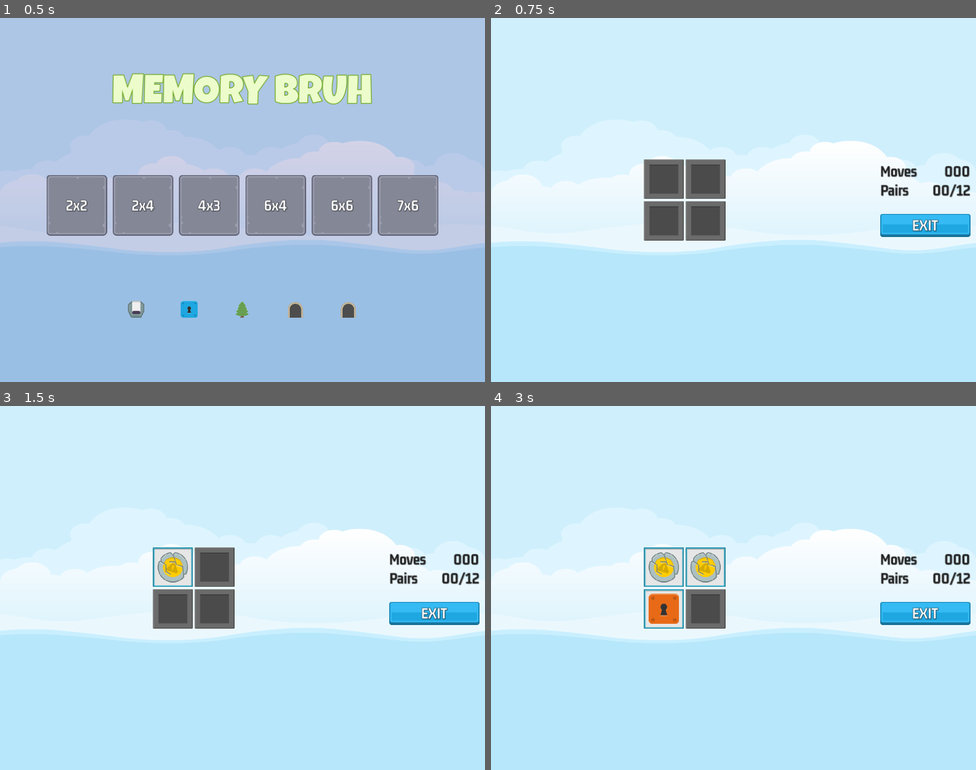
Above: before the commit, frames 1-4 (two rows, left to right).
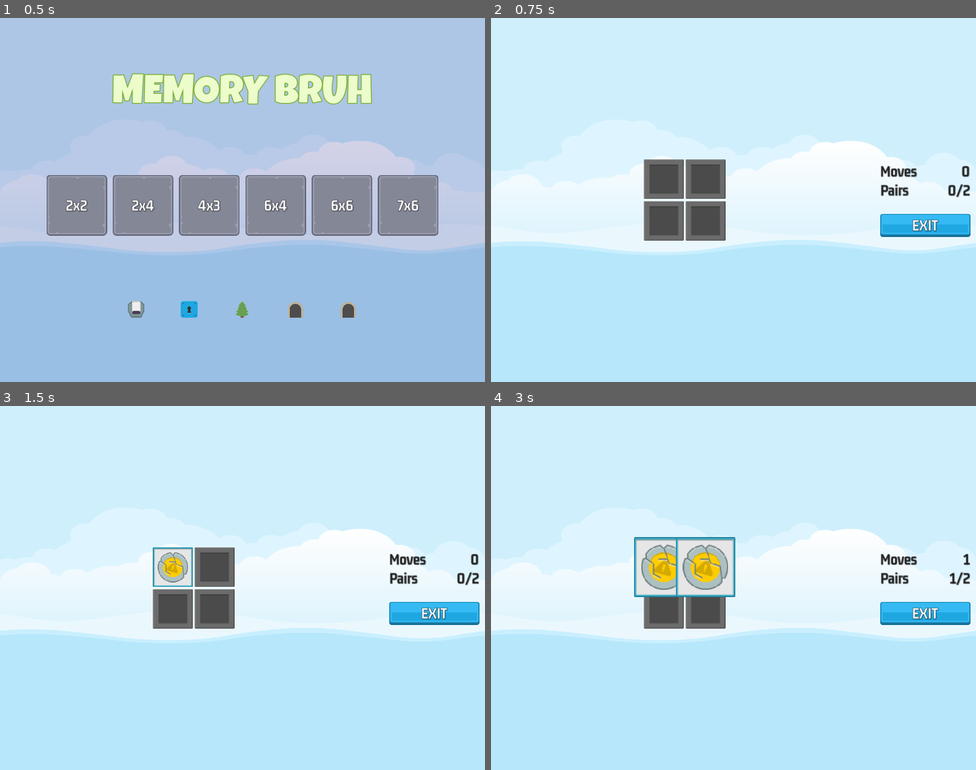
Above: after the commit, the same moments.

Repository: fFukurou/Project-Memory
Game: Godot game, scene res://scenes/master/master.tscn
The game is run twice, just before and just after one commit, with the same random seed, the same clock (stepped at 60 frames per second) and the same inputs.
Inputs (mouse positions are in pixels of both pictures, inside the frame that each line leads up to):
- Up to frame 1 (0.5 s): no input
- Up to frame 2 (0.75 s): click "2x2" at 0.5 s
- Up to frame 3 (1.5 s): click (174, 566) at 1.25 s
- Up to frame 4 (3 s): click (704, 566) at 2.02 s; click (665, 609) at 2.77 s

Frame 1 is identical in both runs. In frame 2, 0.2% of the frame differs, in the area x 91-99%, y 40-50%; in frame 3, 0.2%; in frame 4, 3.8%, in the area x 29-99%, y 36-62%.

Commit message:
Game Logic - DONE

Diff:
--- a/project.godot
+++ b/project.godot
@@ -20,6 +20,7 @@
 ImageManager="*res://singletons/image_manager.gd"
 GameManager="*res://singletons/game_manager.gd"
 SignalManager="*res://singletons/signal_manager.gd"
+SoundManager="*res://singletons/sound_manager.gd"
 
 [display]
 
--- a/scenes/game/game.gd
+++ b/scenes/game/game.gd
@@ -3,6 +3,10 @@
 const MEMORY_TILE = preload("res://scenes/memory_tile/memory_tile.tscn")
 
 @onready var tc: GridContainer = $HB/MC/TC
+@onready var scorer: Scorer = $Scorer
+@onready var label_moves: Label = $HB/MC2/VB/HB/LabelMoves
+@onready var label_pairs: Label = $HB/MC2/VB/HB2/LabelPairs
+@onready var sound: AudioStreamPlayer = $Sound
 
 
 
@@ -14,7 +18,8 @@
 
 # Called every frame. 'delta' is the elapsed time since the previous frame.
 func _process(delta: float) -> void:
-	pass
+	label_moves.text = scorer.get_moves_made_str()
+	label_pairs.text = scorer.get_pairs_made_str()
 
 
 func add_memory_tile(image: ItemImage, frame: Texture2D) -> void:
@@ -32,7 +37,11 @@
 	for im in ld.get_selected_level_images():
 		add_memory_tile(im, frame)
 
+	scorer.clear_new_game(ld.get_target_pairs())
+
 func _on_exit_button_pressed() -> void:
 	for t in tc.get_children():
 		t.queue_free()
+
+	SoundManager.play_button_click(sound)
 	SignalManager.on_game_exit_pressed.emit()
--- a/scenes/game/game.tscn
+++ b/scenes/game/game.tscn
@@ -1,10 +1,12 @@
-[gd_scene load_steps=6 format=3 uid="uid://bwiqo4cho0jmc"]
+[gd_scene load_steps=8 format=3 uid="uid://bwiqo4cho0jmc"]
 
 [ext_resource type="Script" path="res://scenes/game/game.gd" id="1_3ypio"]
 [ext_resource type="LabelSettings" uid="uid://bb630qrhxr0ef" path="res://assets/GM_32_White.tres" id="1_d6uh3"]
 [ext_resource type="LabelSettings" uid="uid://efdir2vdny11" path="res://assets/GM_32_Dark.tres" id="1_l5i3s"]
 [ext_resource type="Texture2D" uid="uid://dcg0vtwsiiigj" path="res://assets/ui/blue_button00.png" id="2_l4fo1"]
 [ext_resource type="Texture2D" uid="uid://ba7jm82knum3n" path="res://assets/ui/green_button00.png" id="3_nb1tq"]
+[ext_resource type="PackedScene" uid="uid://cq83etsrpihs4" path="res://scenes/scorer/scorer.tscn" id="6_rcx2t"]
+[ext_resource type="PackedScene" uid="uid://daqmkf5n3css5" path="res://scenes/game_over_ui/game_over_ui.tscn" id="7_3a16b"]
 
 [node name="Game" type="Control"]
 layout_mode = 3
@@ -101,4 +103,13 @@
 horizontal_alignment = 1
 vertical_alignment = 1
 
+[node name="Scorer" parent="." instance=ExtResource("6_rcx2t")]
+
+[node name="GameOverUI" parent="." instance=ExtResource("7_3a16b")]
+visible = false
+layout_mode = 1
+
+[node name="Sound" type="AudioStreamPlayer" parent="."]
+volume_db = -17.333
+
 [connection signal="pressed" from="HB/MC2/VB/ExitButton" to="." method="_on_exit_button_pressed"]
--- /dev/null
+++ b/scenes/game_over_ui/game_over_ui.gd
@@ -0,0 +1,17 @@
+extends Control
+
+@onready var moves_label: Label = $NinePatchRect/MC/VB/MovesLabel
+
+
+# Called when the node enters the scene tree for the first time.
+func _ready() -> void:
+	SignalManager.on_game_over.connect(on_game_over)
+	SignalManager.on_game_exit_pressed.connect(on_game_exit_pressed)
+
+func on_game_over(moves: int) -> void:
+	moves_label.text = "You took %d moves" % moves
+	show()
+
+
+func on_game_exit_pressed() -> void:
+	hide()
--- /dev/null
+++ b/scenes/game_over_ui/game_over_ui.tscn
@@ -0,0 +1,62 @@
+[gd_scene load_steps=5 format=3 uid="uid://daqmkf5n3css5"]
+
+[ext_resource type="Script" path="res://scenes/game_over_ui/game_over_ui.gd" id="1_e1ht6"]
+[ext_resource type="Texture2D" uid="uid://dy67v5ipbxijl" path="res://assets/ui/UIbg.png" id="1_t7ug3"]
+[ext_resource type="LabelSettings" uid="uid://bb475bkqlpx44" path="res://assets/LG_84_Green.tres" id="2_bfl7l"]
+[ext_resource type="LabelSettings" uid="uid://efdir2vdny11" path="res://assets/GM_32_Dark.tres" id="3_lhqsx"]
+
+[node name="GameOverUI" type="Control"]
+layout_mode = 3
+anchors_preset = 15
+anchor_right = 1.0
+anchor_bottom = 1.0
+grow_horizontal = 2
+grow_vertical = 2
+mouse_filter = 2
+script = ExtResource("1_e1ht6")
+
+[node name="NinePatchRect" type="NinePatchRect" parent="."]
+layout_mode = 1
+anchors_preset = 8
+anchor_left = 0.5
+anchor_top = 0.5
+anchor_right = 0.5
+anchor_bottom = 0.5
+offset_left = -256.0
+offset_top = -192.0
+offset_right = 256.0
+offset_bottom = 192.0
+grow_horizontal = 2
+grow_vertical = 2
+texture = ExtResource("1_t7ug3")
+patch_margin_left = 10
+patch_margin_top = 10
+patch_margin_right = 10
+patch_margin_bottom = 10
+
+[node name="MC" type="MarginContainer" parent="NinePatchRect"]
+layout_mode = 1
+anchors_preset = 15
+anchor_right = 1.0
+anchor_bottom = 1.0
+grow_horizontal = 2
+grow_vertical = 2
+
+[node name="VB" type="VBoxContainer" parent="NinePatchRect/MC"]
+layout_mode = 2
+size_flags_horizontal = 4
+size_flags_vertical = 4
+
+[node name="Label" type="Label" parent="NinePatchRect/MC/VB"]
+layout_mode = 2
+text = "YOU WIN"
+label_settings = ExtResource("2_bfl7l")
+horizontal_alignment = 1
+vertical_alignment = 1
+
+[node name="MovesLabel" type="Label" parent="NinePatchRect/MC/VB"]
+layout_mode = 2
+text = "PLACEHOLDER"
+label_settings = ExtResource("3_lhqsx")
+horizontal_alignment = 1
+vertical_alignment = 1
--- a/scenes/level_button/level_button.gd
+++ b/scenes/level_button/level_button.gd
@@ -5,6 +5,8 @@
 
 
 @onready var label: Label = $Label
+@onready var sound: AudioStreamPlayer = $Sound
+
 
 
 # Called when the node enters the scene tree for the first time.
@@ -18,4 +20,5 @@
 
 
 func _on_pressed() -> void:
+	SoundManager.play_button_click(sound)
 	SignalManager.on_level_selected.emit(level_number)
--- a/scenes/level_button/level_button.tscn
+++ b/scenes/level_button/level_button.tscn
@@ -35,4 +35,7 @@
 horizontal_alignment = 1
 vertical_alignment = 1
 
+[node name="Sound" type="AudioStreamPlayer" parent="."]
+volume_db = -19.934
+
 [connection signal="pressed" from="." to="." method="_on_pressed"]
--- a/scenes/master/master.gd
+++ b/scenes/master/master.gd
@@ -2,12 +2,14 @@
 
 @onready var main: Control = $Main
 @onready var game: Control = $Game
+@onready var sound: AudioStreamPlayer = $Sound
+
 
 
 
 # Called when the node enters the scene tree for the first time.
 func _ready() -> void:
-	show_game(false)
+	on_game_exit_pressed()
 	SignalManager.on_game_exit_pressed.connect(on_game_exit_pressed)
 	SignalManager.on_level_selected.connect(on_level_selected)
 
@@ -19,7 +21,9 @@
 
 func on_game_exit_pressed() -> void:
 	show_game(false)
+	SoundManager.play_sound(sound, SoundManager.SOUND_MAIN_MENU)
 
 
 func on_level_selected(level_num: int) -> void:
 	show_game(true)
+	SoundManager.play_sound(sound, SoundManager.SOUND_IN_GAME)
--- a/scenes/master/master.tscn
+++ b/scenes/master/master.tscn
@@ -20,3 +20,7 @@
 [node name="Main" parent="." instance=ExtResource("3_j3vnk")]
 
 [node name="Game" parent="." instance=ExtResource("4_cqjgq")]
+visible = false
+
+[node name="Sound" type="AudioStreamPlayer" parent="."]
+volume_db = -19.259
--- a/scenes/memory_tile/memory_tile.gd
+++ b/scenes/memory_tile/memory_tile.gd
@@ -15,7 +15,8 @@
 
 # Called when the node enters the scene tree for the first time.
 func _ready() -> void:
-	pass # Replace with function body.
+	SignalManager.on_selection_enabled.connect(on_selection_enabled)
+	SignalManager.on_selection_disabled.connect(on_selection_disabled)
 
 
 
@@ -24,7 +25,8 @@
 	item_image.visible = r
 
 
-
+func get_item_name() -> String:
+	return _item_name
 
 func setup(image: ItemImage, frame: Texture2D) -> void:
 	frame_image.texture = frame
@@ -33,8 +35,33 @@
 	reveal(false)
 
 
+func matches_other_tile(other: MemoryTile) -> bool:
+	return other != self and other.get_item_name() == _item_name
+
+
+func kill_on_success() -> void:
+	z_index = 1
+
+	var tween: Tween = get_tree().create_tween()
+	tween.set_parallel(true)
+	tween.tween_property(self, "disabled", true, 0)
+	tween.tween_property(self, "rotation_degrees", 720, 0.5)
+	tween.tween_property(self, "scale", Vector2(1.5, 1.5), 0.5)
+	tween.set_parallel(false)
+	tween.tween_interval(0.6)
+	tween.tween_property(self, "scale", Vector2.ZERO, 0)
+
+
+
+func on_selection_disabled() -> void:
+	_can_select_me = false
+
+
+func on_selection_enabled() -> void:
+	_can_select_me = true
+
 
 
 func _on_pressed() -> void:
-	if _can_select_me == true:
-		reveal(true)
+	if _can_select_me == true and frame_image.visible == false:
+		SignalManager.on_tile_selected.emit(self)
--- /dev/null
+++ b/scenes/scorer/scorer.gd
@@ -0,0 +1,84 @@
+extends Node
+
+class_name Scorer
+
+@onready var reveal_timer: Timer = $RevealTimer
+@onready var sound: AudioStreamPlayer = $Sound
+
+
+var _selections: Array[MemoryTile] = []
+var _target_pairs: int = 0
+var _moves_made: int = 0
+var _pairs_made: int = 0
+
+# Called when the node enters the scene tree for the first time.
+func _ready() -> void:
+	SignalManager.on_tile_selected.connect(on_tile_selected)
+	SignalManager.on_game_exit_pressed.connect(on_game_exit_pressed)
+
+
+func get_moves_made_str() -> String:
+	return str(_moves_made)
+
+
+func get_pairs_made_str() -> String:
+	return "%d/%d" % [ _pairs_made, _target_pairs ]
+
+
+func clear_new_game(target_pairs: int) -> void:
+	_selections.clear()
+	_target_pairs = target_pairs
+	_moves_made = 0
+	_pairs_made = 0
+
+
+func on_game_exit_pressed() -> void:
+	reveal_timer.stop()
+
+
+func kill_tiles() -> void:
+	for t in _selections:
+		t.kill_on_success()
+
+	_pairs_made += 1
+	SoundManager.play_sound(sound, SoundManager.SOUND_SUCCESS)
+
+func selections_are_pair() -> bool:
+	return _selections[0].matches_other_tile(_selections[1])
+
+
+
+func check_pair_made() -> void:
+	if _selections.size() != 2:
+		return
+
+	reveal_timer.start()
+	SignalManager.on_selection_disabled.emit()
+	_moves_made += 1
+
+
+	if selections_are_pair() == true:
+		kill_tiles()
+
+
+func check_game_over() -> void:
+	if _target_pairs == _pairs_made:
+		SignalManager.on_game_over.emit(_moves_made)
+
+
+func on_tile_selected(t: MemoryTile) -> void:
+	t.reveal(true)
+	SoundManager.play_tile_click(sound)
+	_selections.append(t)
+	check_pair_made()
+
+
+
+func _on_reveal_timer_timeout() -> void:
+	if selections_are_pair() == false:
+		for s in _selections:
+			s.reveal(false)
+
+	_selections.clear()
+	check_game_over()
+	SignalManager.on_selection_enabled.emit()
--- /dev/null
+++ b/scenes/scorer/scorer.tscn
@@ -0,0 +1,15 @@
+[gd_scene load_steps=2 format=3 uid="uid://cq83etsrpihs4"]
+
+[ext_resource type="Script" path="res://scenes/scorer/scorer.gd" id="1_3tvl8"]
+
+[node name="Scorer" type="Node"]
+script = ExtResource("1_3tvl8")
+
+[node name="RevealTimer" type="Timer" parent="."]
+wait_time = 1.2
+one_shot = true
+
+[node name="Sound" type="AudioStreamPlayer" parent="."]
+volume_db = -25.037
+
+[connection signal="timeout" from="RevealTimer" to="." method="_on_reveal_timer_timeout"]
--- a/singletons/signal_manager.gd
+++ b/singletons/signal_manager.gd
@@ -3,3 +3,7 @@
 
 signal on_game_exit_pressed
 signal on_level_selected(level_num: int)
+signal on_selection_enabled
+signal on_selection_disabled
+signal on_tile_selected(tile: MemoryTile)
+signal on_game_over(moves: int)
--- /dev/null
+++ b/singletons/sound_manager.gd
@@ -0,0 +1,36 @@
+extends Node
+
+
+const SOUND_MAIN_MENU = "main"
+const SOUND_IN_GAME = "ingame"
+const SOUND_SUCCESS = "success"
+const SOUND_GAME_OVER = "gameover"
+const SOUND_SELECT_TILE = "tile"
+const SOUND_SELECT_BUTTON = "button"
+
+
+const SOUNDS: Dictionary = {
+	SOUND_MAIN_MENU: preload("res://assets/sounds/bgm_action_3.mp3"),
+	SOUND_IN_GAME: preload("res://assets/sounds/bgm_action_4.mp3"),
+	SOUND_SUCCESS: preload("res://assets/sounds/sfx_sounds_fanfare3.wav"),
+	SOUND_GAME_OVER: preload("res://assets/sounds/sfx_sounds_powerup12.wav"),
+	SOUND_SELECT_TILE: preload("res://assets/sounds/sfx_sounds_impact1.wav"),
+	SOUND_SELECT_BUTTON: preload("res://assets/sounds/sfx_sounds_impact7.wav")
+}
+
+
+func play_sound(player: AudioStreamPlayer, key: String) -> void:
+	if SOUNDS.has(key) == false:
+		return
+
+	player.stop()
+	player.stream = SOUNDS[key]
+	player.play()
+
+
+func play_button_click(player: AudioStreamPlayer) -> void:
+	play_sound(player, SOUND_SELECT_BUTTON)
+
+
+func play_tile_click(player: AudioStreamPlayer) -> void:
+	play_sound(player, SOUND_SELECT_TILE)
Not shown, changed: assets/sounds/bgm_action_3.mp3.import
Not shown, changed: assets/sounds/bgm_action_4.mp3.import
Not shown, added: export_presets.cfg
Not shown, added: ProjectMemory.exe
